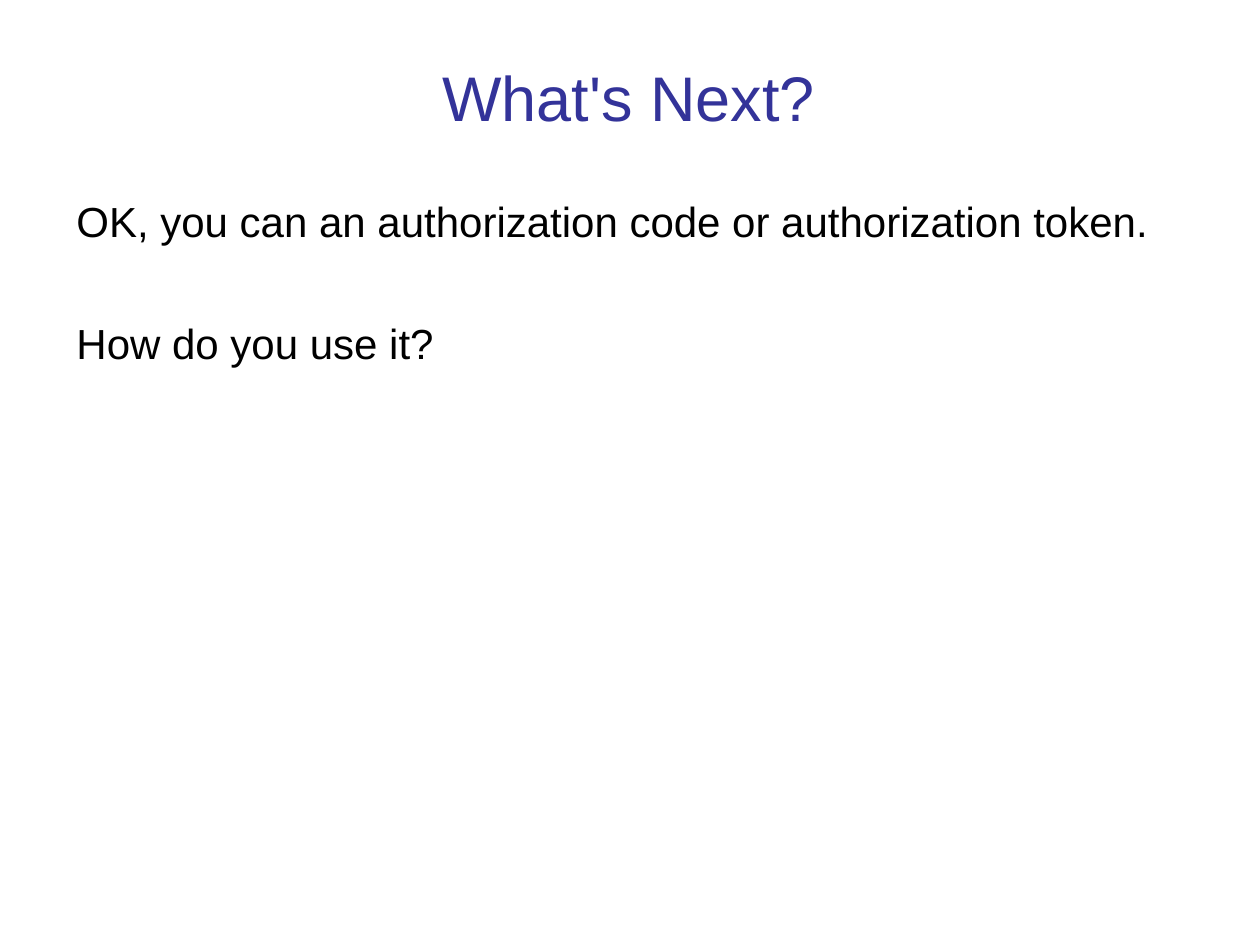
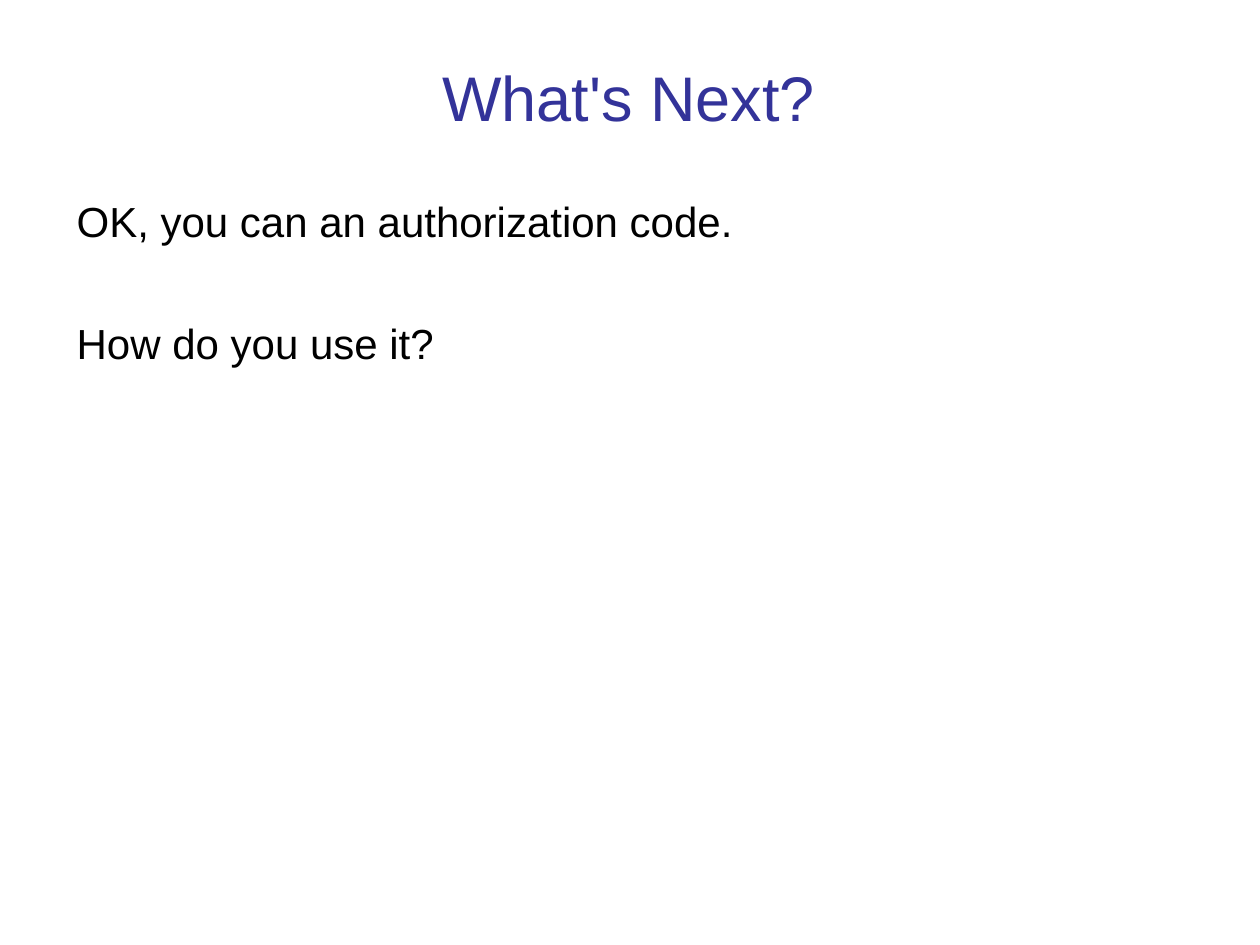
Before and after one commit to cpske/ISP, a slide deck: slide 33 of authentication/Authentication-and-Authorization.ppt (slide 29 before the commit). Drawn at 1260x945 pixels with LibreOffice and Linux fonts; fonts in the diff are those of the drawing. Boxes give left, top, right and bottom in pixels: in the first picture for what was removed or moved away, otherwise in the second. Text is boxed around its words. In the diff, an @@ line names an element or a change of style, - is before the commit and + after.

```diff
--- a/authentication/Authentication-and-Authorization.ppt
+++ b/authentication/Authentication-and-Authorization.ppt
@@ text at [77,206,733,245]: text changed @@
-OK, you can an authorization code or authorization token.
+OK, you can an authorization code.
```
Also in this commit, not shown: 12 other slides changed, 5 slides added, 8 other files.
